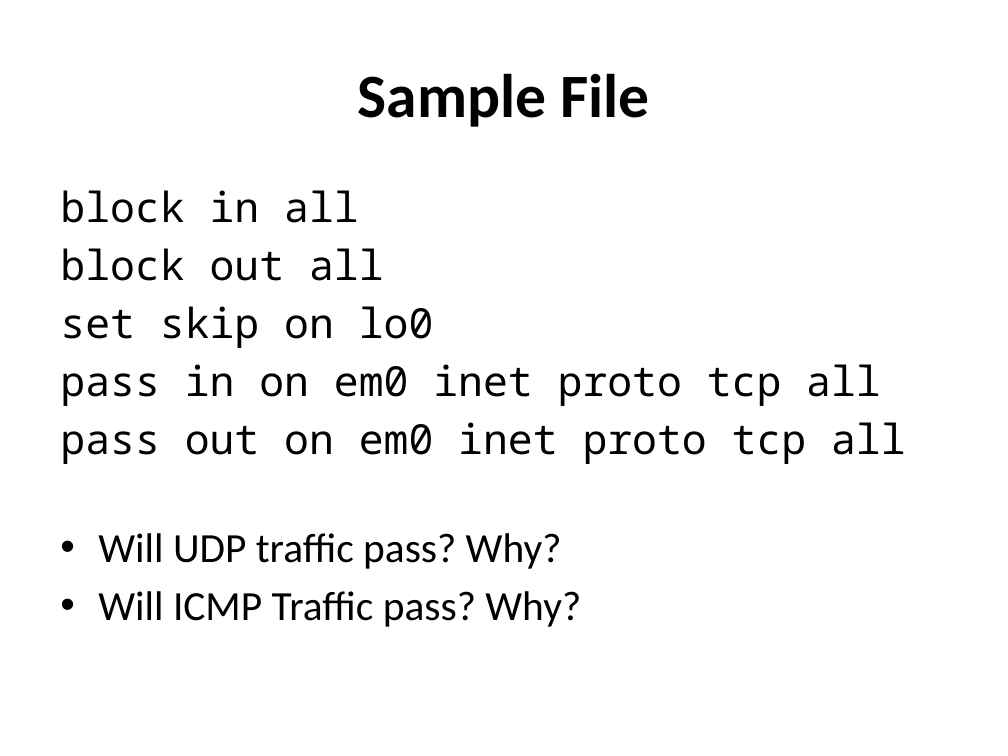
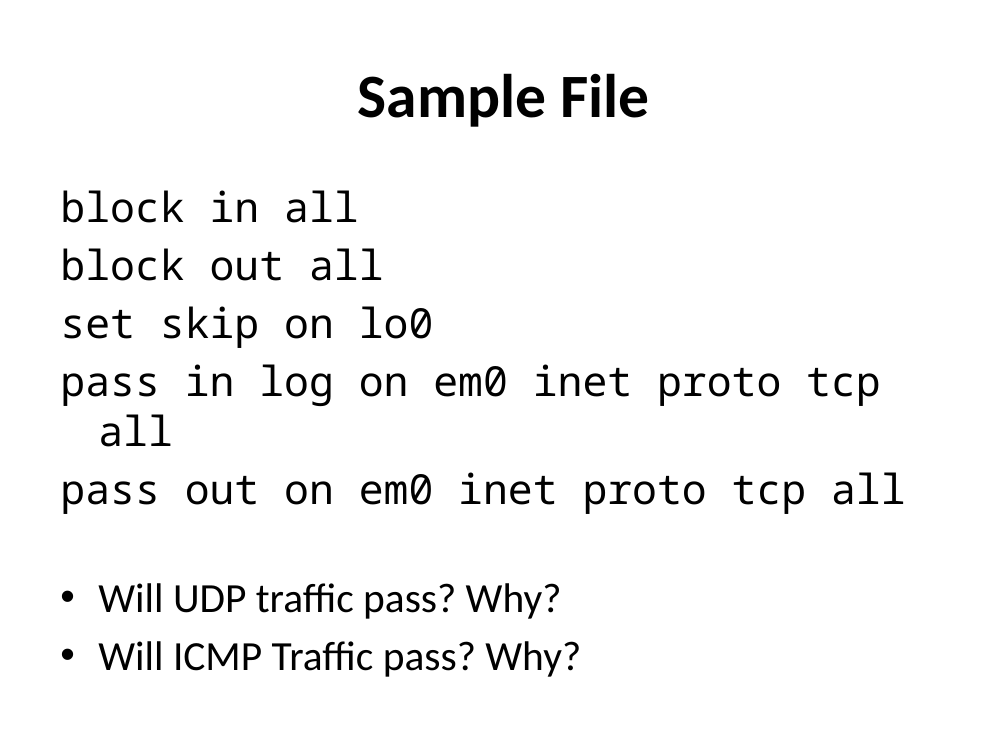
Before and after one commit to afnog/sse, a slide deck: slide 20 of firewalls/Firewalling in FreeBSD-v1.pptx. Drawn at 1008x756 pixels with LibreOffice and Linux fonts; fonts in the diff are those of the drawing. Boxes give left, top, right and bottom in pixels: in the first picture for what was removed or moved away, otherwise in the second. Text is boxed around its words. In the diff, an @@ line names an element or a change of style, - is before the commit and + after.

Commit message:
/ ‘firewalls/Firewalling in FreeBSD-v1.pptx’

```diff
--- a/firewalls/Firewalling in FreeBSD-v1.pptx
+++ b/firewalls/Firewalling in FreeBSD-v1.pptx
@@ text at bbox=[60, 364, 881, 447]: text changed @@
-pass in on em0 inet proto tcp all
+pass in log on em0 inet proto tcp all
```
